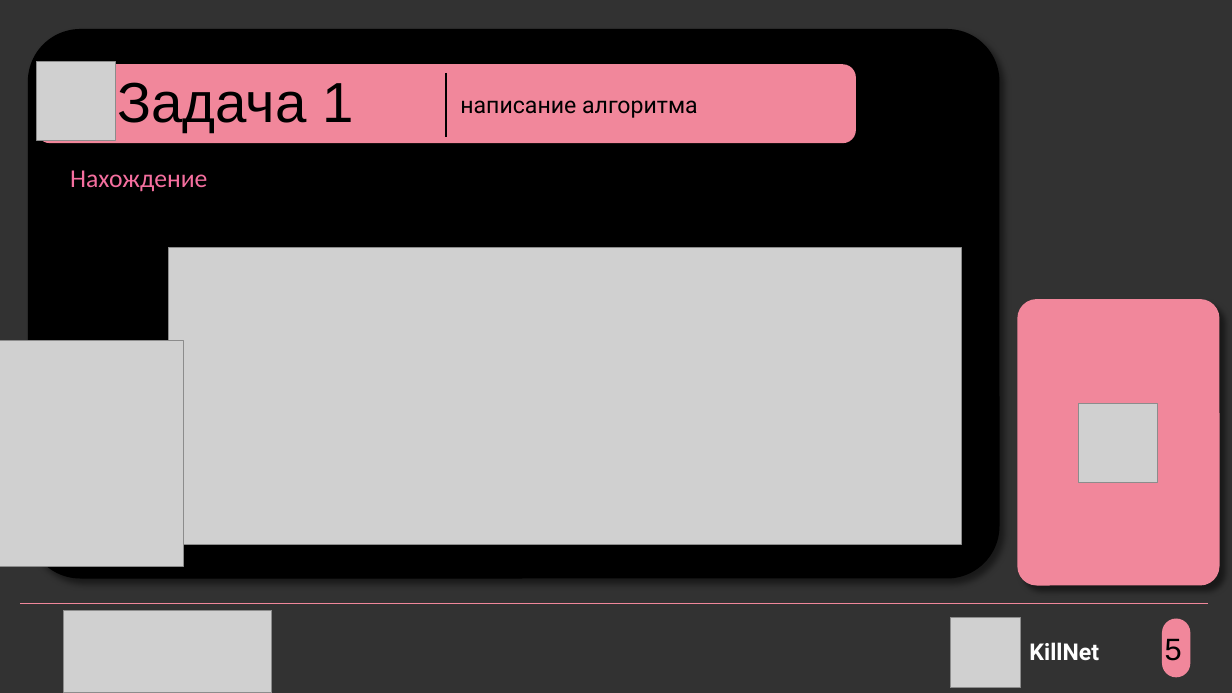
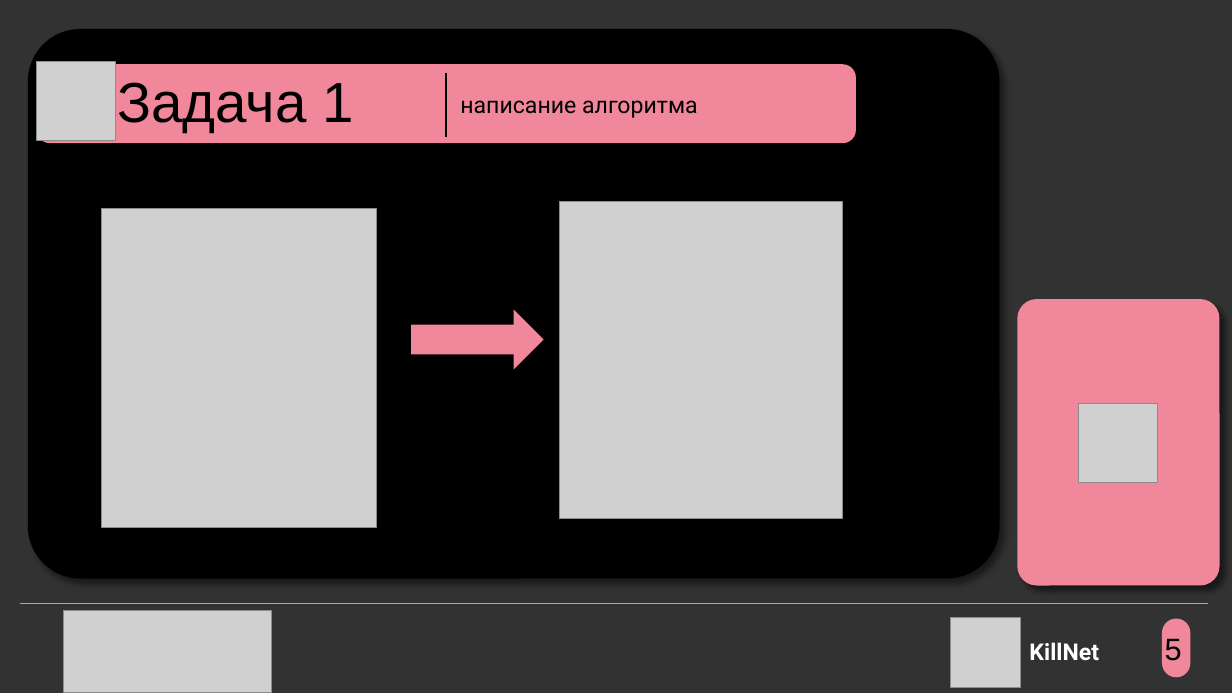
Before and after one commit to akiko23/killnet, a slide deck: slide 6 of hakaton.pptx. Drawn at 1232x693 pixels with LibreOffice and Linux fonts; fonts in the diff are those of the drawing; grey boxes stand for pictures. Boxes give left, top, right and bottom in pixels: in the first picture for what was removed or moved away, otherwise in the second. Text is boxed around its words. In the diff, an @@ line names an element or a change of style, - is before the commit and + after.

```diff
--- a/hakaton.pptx
+++ b/hakaton.pptx
@@ text removed at bbox=[70, 170, 207, 192] @@
-Нахождение
@@ picture added at bbox=[102, 208, 377, 528] @@
@@ picture added at bbox=[560, 202, 843, 519] @@
@@ picture removed at bbox=[168, 248, 961, 544] @@
@@ right arrow added at bbox=[412, 311, 543, 368], fill #F1879B, outline #F1879B 1 pt @@
@@ picture removed at bbox=[0, 341, 183, 567] @@
```
Also in this commit, not shown: 2 other slides changed, 2 slides added, 1 slide removed.
